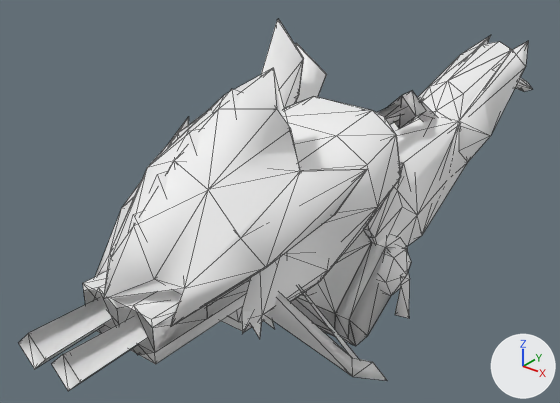
A saved change to the glTF model docs/models/weapons/w04/126.glb.
One viewpoint serves both versions: a camera (50 mm lens) standing at (1.018, -1.719, 0.679) and looking at (-0.151, -0.258, -0.227). Every picture has the same lights, and +X, +Y and +Z are marked at lower right. The first picture is the older version. Mesh edges are drawn as thin lines. Vertices at exactly the same position are counted once.

In view in the first picture: 'Group[0]', 'Group[100]', 'Group[1]', 'Group[2]'.
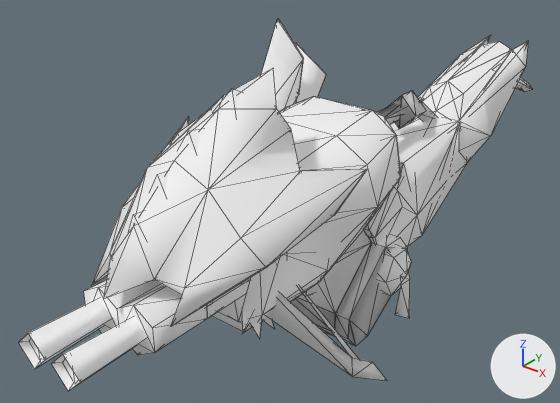
What changed in the scene script:
```text
Change me_group_1:
    used by ob_group_1; location = (0.0, 0.0, 0.0)
    remove me_group_1.from_pydata(...)  # 110 vertices, 172 faces; spans x -0.253..0.253, y -1.104..-0.106, z -0.234..0.214
    add me_group_1.from_pydata(...)  # 102 vertices, 136 faces; spans x -0.253..0.253, y -1.104..-0.106, z -0.234..0.214
    me_group_1 part 1: the loose piece of 8 vertices spanning x -0.098..0.098, y -0.944..-0.566, z -0.232..-0.13 is deleted
    me_group_1 part 2
    26 faces are deleted
```

Where the change shows, as pixel boxes (x1, y1, x2, y2) in the pictures (560 x 403 px):
part 1 of me_group_1, deleted: before (83, 271, 250, 364)
part 2 of me_group_1, deleted: before (19, 69, 367, 391)
